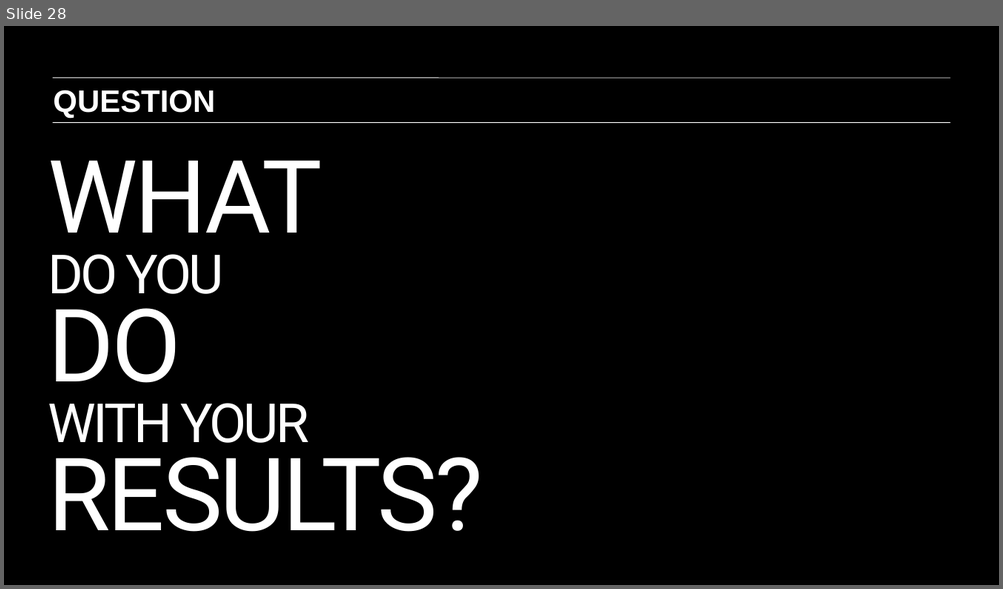
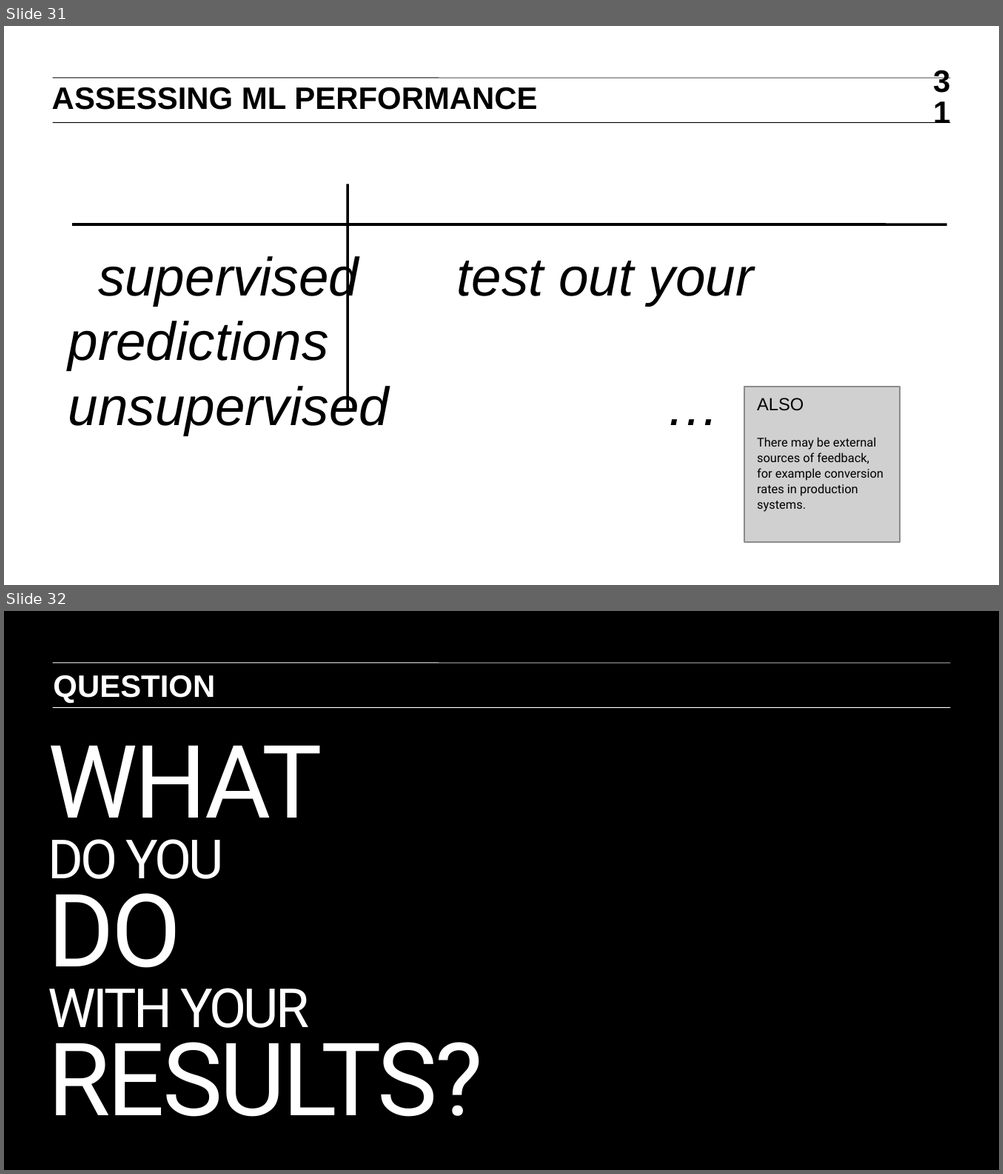
Before and after one commit to ajschumacher/gadsdc, a slide deck: 04-ML_KNN/slides.pptx. Shown one above the other, each under a label of ours: slide 28 before the commit, slides 31 and 32 after it. The pictures are 1003x589 and 1003x1174 pixels, drawn with LibreOffice and Linux fonts; fonts in the diff are those of the drawing; grey boxes stand for pictures. Boxes give left, top, right and bottom in pixels: in the first picture for what was removed or moved away, otherwise in the second. Text is boxed around its words. In the diff, an @@ line names an element or a change of style, - is before the commit and + after.

```diff
--- a/04-ML_KNN/slides.pptx
+++ b/04-ML_KNN/slides.pptx
@@ slide 31 added at box(4, 26, 999, 585), background #FFFFFF @@
@@ text added at box(52, 87, 537, 110), 23 pt, text #000000, bold @@
+ASSESSING ML PERFORMANCE
@@ line added from (53, 78) to (950, 78), #000000 0.5 pt @@
@@ page number added at box(922, 82, 950, 116), 23 pt, text #000000, bold @@
+31
@@ line added from (53, 122) to (950, 122), #000000 0.5 pt @@
@@ line added from (348, 184) to (348, 411), #000000 2 pt @@
@@ line added from (72, 224) to (946, 224), #000000 2 pt @@
@@ free added at box(64, 238, 874, 366), 40 pt, text #000000, italic @@
+supervised test out your predictions
+unsupervised …
@@ picture added at box(744, 386, 899, 542) @@
@@ text added at box(757, 397, 803, 411), 13 pt, text #000000 @@
+ALSO
@@ text added at box(757, 437, 883, 511), 9 pt, text #000000 @@
+There may be external sources of feedback, for example conversion rates in production systems.
@@ what was slide 28 is now slide 32 @@
```
Also in this commit, not shown: 3 slides changed, 4 other slides added, 1 slide removed, 1 other file.
